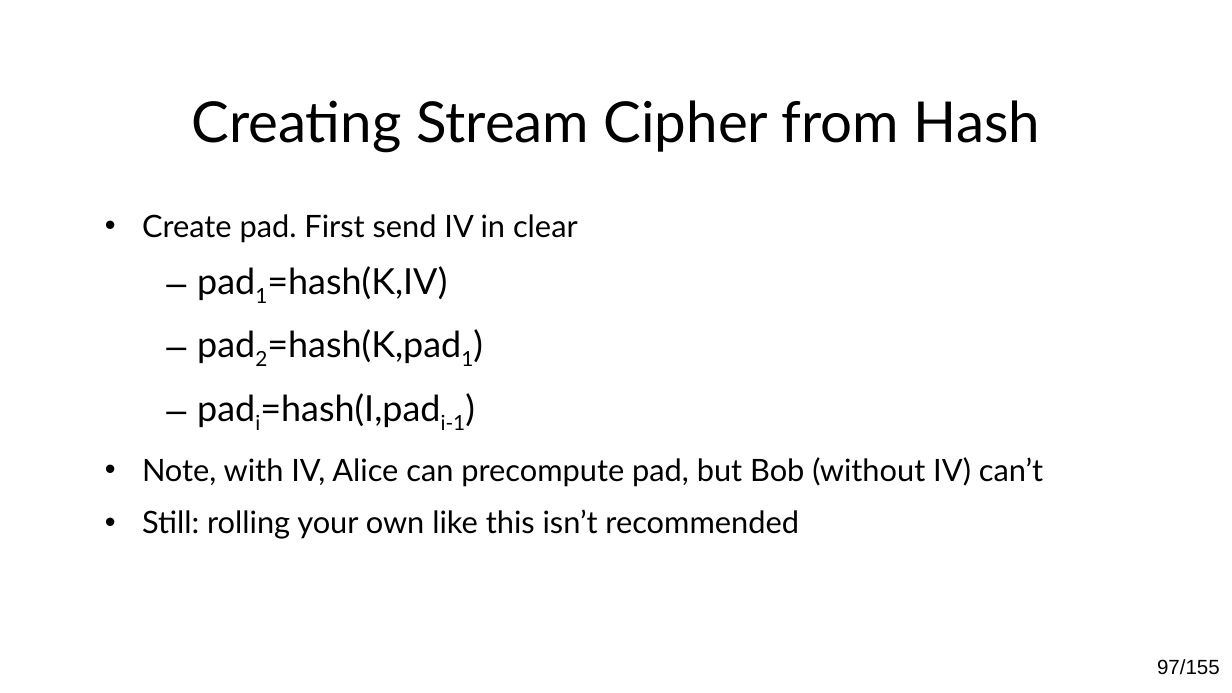
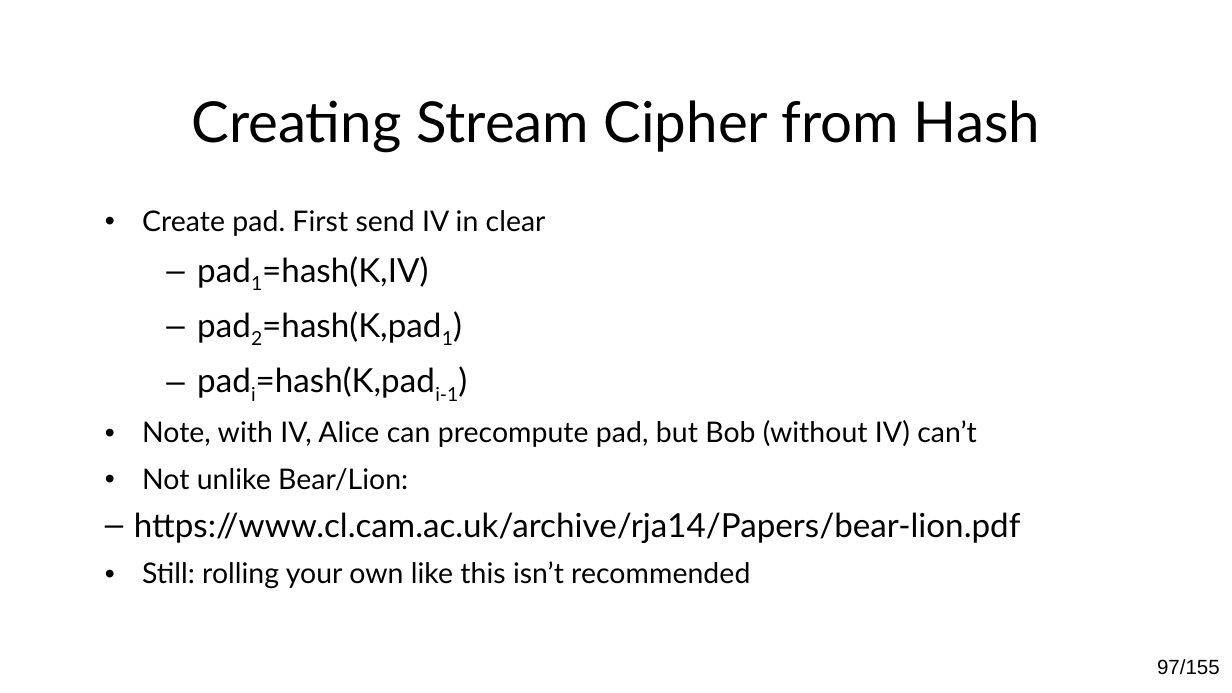
Before and after one commit to Teniola-Malomo/cs7053, a slide deck: slide 97 of 2026lectures/04-crypto.odp. Drawn at 1232x693 pixels with LibreOffice and Linux fonts; fonts in the diff are those of the drawing. Boxes give left, top, right and bottom in pixels: in the first picture for what was removed or moved away, otherwise in the second. Text is boxed around its words. In the diff, an @@ line names an element or a change of style, - is before the commit and + after.

```diff
--- a/2026lectures/04-crypto.odp
+++ b/2026lectures/04-crypto.odp
@@ text at [142,210,977,589]: size 18 to 16.6 pt in "Create pad. First send IV in clear", "Note, with IV, Alice can precompute pad, ...", "Still: rolling your own like this isn’t ..."; size 21 to 19.4 pt in "pad1=hash(K,IV)", "pad2=hash(K,pad1)"; line spacing 1.01 to 0.91; line spacing 1.06 to 0.96 @@
@@ text at [256,366,458,401]: text changed; size 21 to 19.4 pt @@
-  – padi=hash(I,padi-1)
+  – padi=hash(K,padi-1)
@@ text at [134,468,1020,543]: paragraphs added @@
+• Not unlike Bear/Lion:
+  – https://www.cl.cam.ac.uk/archive/rja14/Papers/bear-lion.pdf
```
Also in this commit, not shown: 1 other file.
